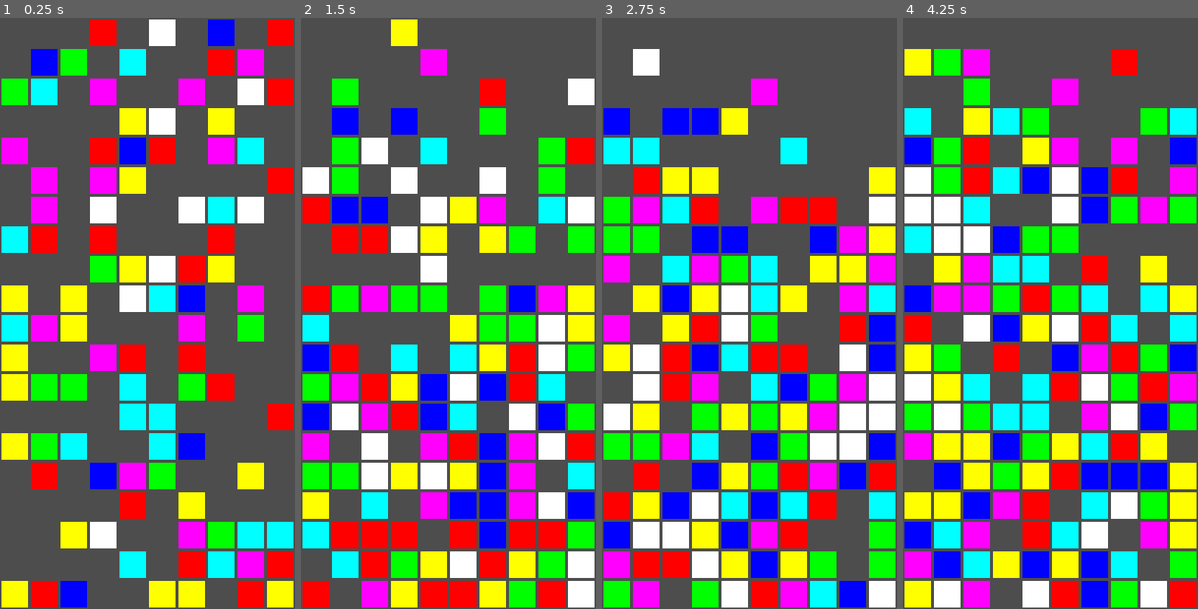
Above: before the commit, frames 1-4 (left to right).
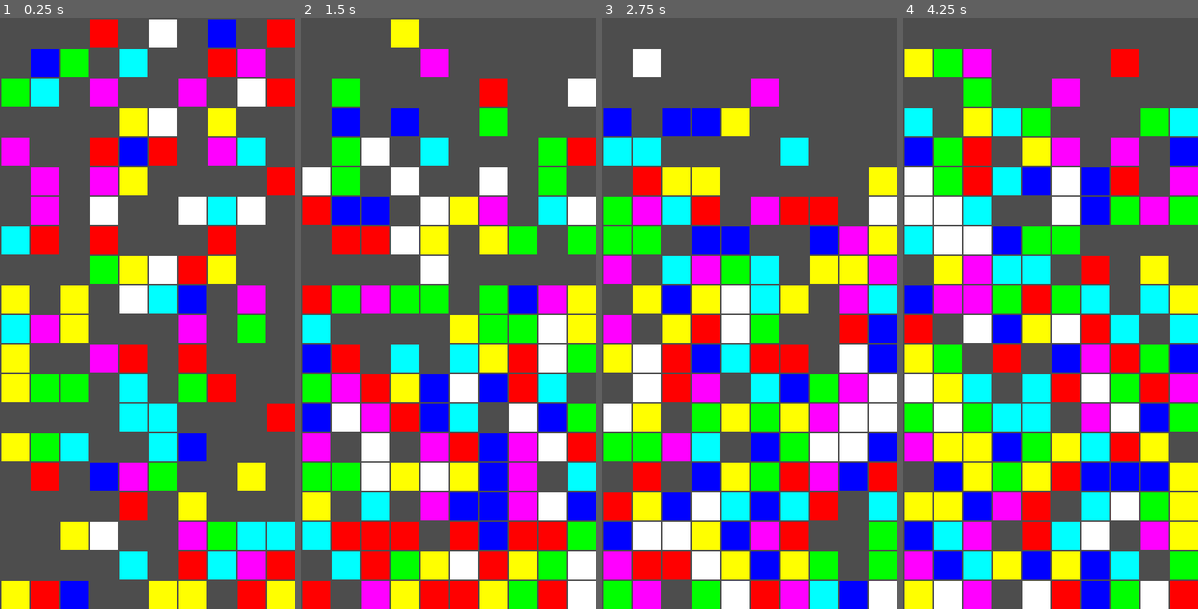
Above: after the commit, the same moments.

Repository: kasworld/gd4tetris
Game: Godot game, scene res://main.tscn
Two runs of this game, one before a commit and one after it. Both use one fixed random seed, a clock stepped at 60 frames per second and the inputs below.
Inputs:
- Up to frame 1 (0.25 s): no input
- Up to frame 2 (1.5 s): no input
- Up to frame 3 (2.75 s): no input
- Up to frame 4 (4.25 s): no input

The runs differ from the first frame. In frame 1, 4.4% of the frame differs, in the area x 0-100%, y 0-100%; in frame 2, 5.9%; in frame 3, 6.0%; in frame 4, 6.7%, in the area x 0-100%, y 5-100%.

Commit message:
update and fix

Diff:
--- a/main.gd
+++ b/main.gd
@@ -11,9 +11,9 @@
 		var tu = Polygon2D.new()
 		tu.set_polygon( PackedVector2Array([
 			Vector2(UnitBorderSize,UnitBorderSize),
-			Vector2(UnitBorderSize,Board2ScreenH-UnitBorderSize),
-			Vector2(Board2ScreenW-UnitBorderSize,Board2ScreenH-UnitBorderSize),
-			Vector2(Board2ScreenW-UnitBorderSize,UnitBorderSize),]
+			Vector2(UnitBorderSize,Board2ScreenH),
+			Vector2(Board2ScreenW,Board2ScreenH),
+			Vector2(Board2ScreenW,UnitBorderSize),]
 		))
 		return tu
 
@@ -107,14 +107,10 @@
 		fulllines.sort()
 		fulllines.reverse()
 		for x in BoardW:
-			scroll_down_column(fulllines,x)
+			scroll_down_column(x)
 		fulllines = []
 
-	func fix_unitpos(x,y):
-		if board[x][y] != null:
-			board[x][y].position = Vector2(x*Board2ScreenW, y*Board2ScreenH)
-
-	func scroll_down_column(fulllines,x):
+	func scroll_down_column(x):
 		var fillarray = []
 		fillarray.resize(fulllines.size())
 		for yl in fulllines:
@@ -125,6 +121,10 @@
 		board[x] = fillarray.duplicate() + board[x]
 		for yl in range(fulllines.size(),fulllines[0]+1):
 			fix_unitpos(x,yl)
+
+	func fix_unitpos(x,y):
+		if board[x][y] != null:
+			board[x][y].position = Vector2(x*Board2ScreenW, y*Board2ScreenH)
 
 	func is_in(x,y)->bool:
 		return x>=0 && x< BoardW && y>=0 && y<BoardH
@@ -261,7 +261,7 @@
 
 # Called every frame. 'delta' is the elapsed time since the previous frame.
 func _process(delta: float) -> void:
-	print(int(1/delta))
+#	print(int(1/delta))
 	removelinetest()
 	pass
 
--- a/project.godot
+++ b/project.godot
@@ -17,9 +17,10 @@
 
 [display]
 
-window/size/viewport_width=600
-window/size/viewport_height=1200
+window/size/viewport_width=800
+window/size/viewport_height=1600
 window/stretch/mode="viewport"
+window/stretch/aspect="ignore"
 window/handheld/orientation=1
 
 [rendering]
